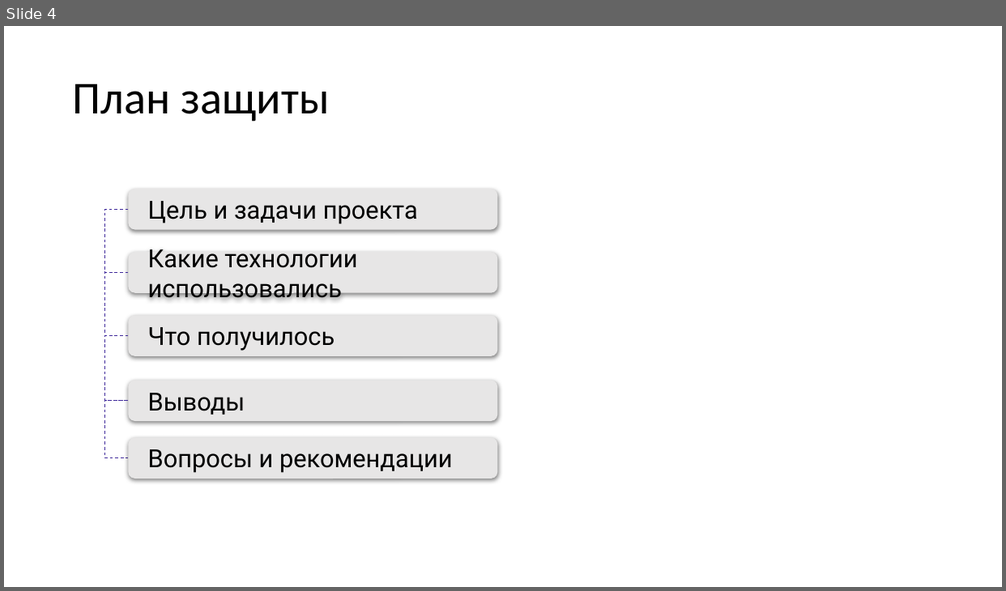
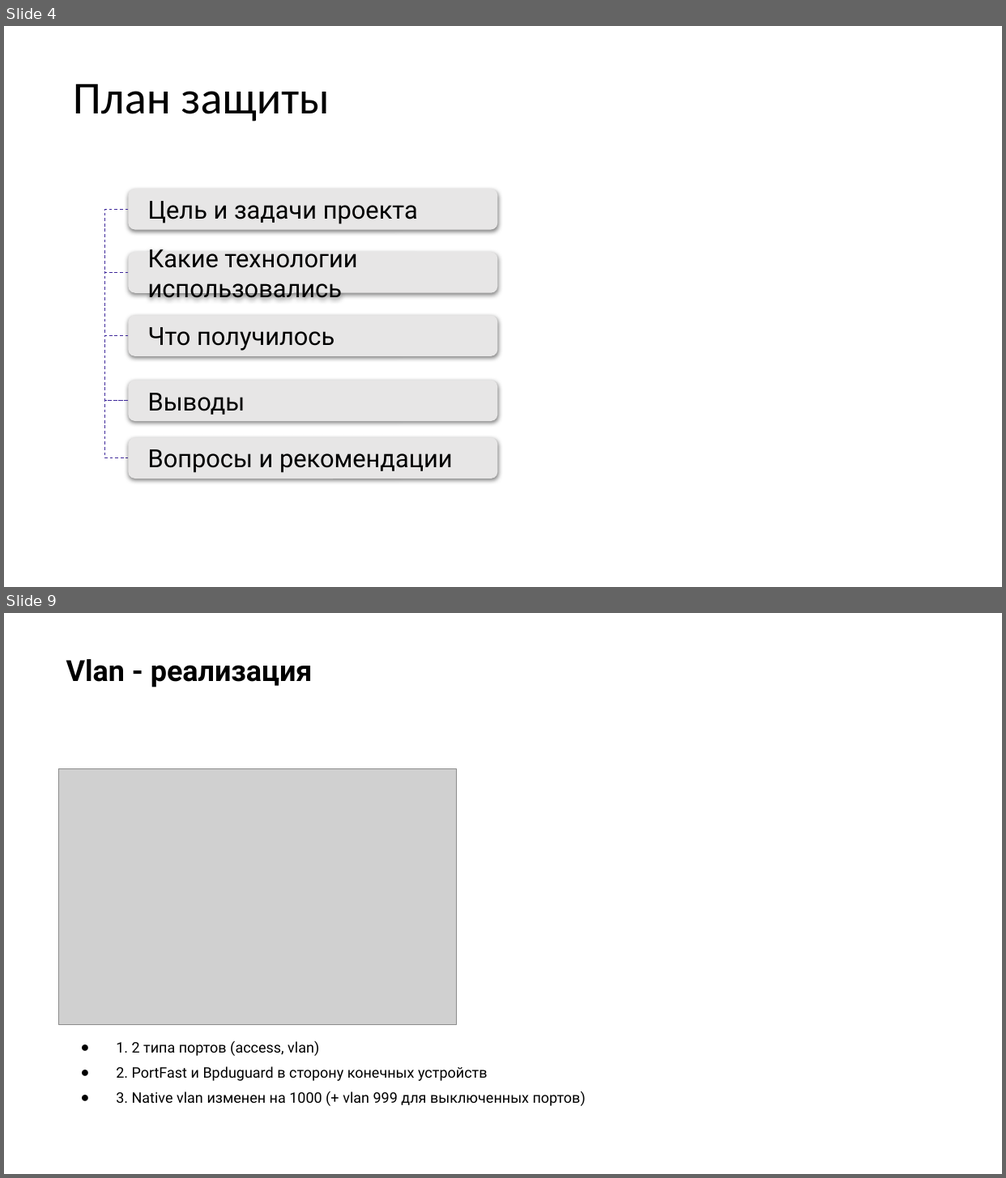
Before and after one commit to aarkin002/otus_NEb, a slide deck: Project/Otus_basic.pptx. Shown one above the other, each under a label of ours: slide 4 before the commit, slides 4 and 9 after it; the slides between them are not shown. The pictures are 1006x591 and 1006x1178 pixels, drawn with LibreOffice and Linux fonts; fonts in the diff are those of the drawing; grey boxes stand for pictures. Boxes give left, top, right and bottom in pixels: in the first picture for what was removed or moved away, otherwise in the second. Text is boxed around its words. In the diff, an @@ line names an element or a change of style, - is before the commit and + after.

```diff
--- a/Project/Otus_basic.pptx
+++ b/Project/Otus_basic.pptx
@@ slide 9 added at [4,613,1002,1174], background #FFFFFF @@
@@ title added at [66,659,313,688], 28 pt, text #000000, bold @@
+Vlan - реализация
@@ picture added at [58,769,456,1024] @@
@@ text added at [116,1041,586,1106], 14 pt, text #000000 @@
+● 1. 2 типа портов (access, vlan)
+● 2. PortFast и Bpduguard в сторону конечных устройств
+● 3. Native vlan изменен на 1000 (+ vlan 999 для выключенных портов)
```
Also in this commit, not shown: 3 slides changed, 18 other slides added, 2 slides removed, 1 other file.
